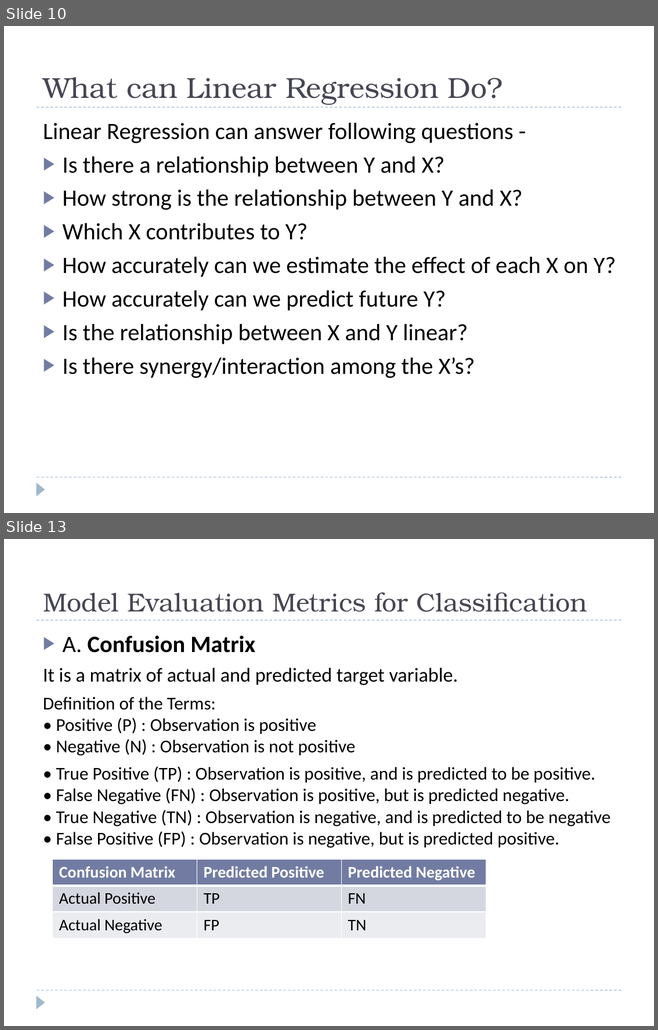
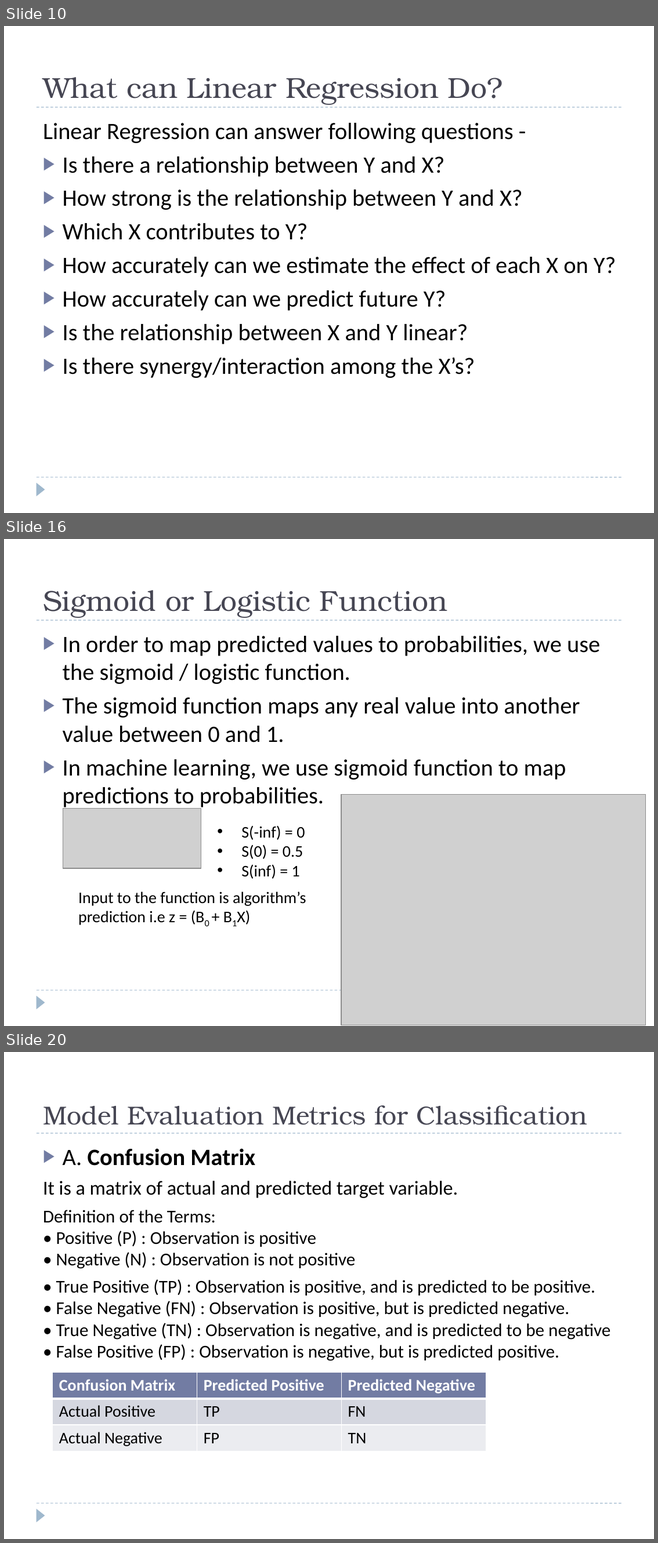
Before and after one commit to Vishnu1183/Data-Science-Tutorials, a slide deck: Regression-Analysis.pptx. Shown one above the other, each under a label of ours: slides 10 and 13 before the commit, slides 10, 16 and 20 after it; the slides between them are not shown. The pictures are 658x1030 and 658x1543 pixels, drawn with LibreOffice and Linux fonts; fonts in the diff are those of the drawing; grey boxes stand for pictures. Boxes give left, top, right and bottom in pixels: in the first picture for what was removed or moved away, otherwise in the second. Text is boxed around its words. In the diff, an @@ line names an element or a change of style, - is before the commit and + after.

```diff
--- a/Regression-Analysis.pptx
+++ b/Regression-Analysis.pptx
@@ slide 16 added at box(4, 539, 654, 1026), background #FFFFFF; not listed: 3 template elements that a slide beside it also shows @@
@@ title added at box(43, 590, 447, 618), 32 pt, text #464653 @@
+Sigmoid or Logistic Function
@@ text added at box(63, 636, 600, 809), 26 pt, text #000000 @@
+▶ In order to map predicted values to probabilities, we use the sigmoid / logistic function.
+▶ The sigmoid function maps any real value into another value between 0 and 1.
+▶ In machine learning, we use sigmoid function to map predictions to probabilities.
@@ picture added at box(341, 795, 645, 1026) @@
@@ picture added at box(63, 808, 201, 868) @@
@@ text added at box(241, 826, 304, 879), 18 pt, text #000000 @@
+• S(-inf) = 0
+• S(0) = 0.5
+• S(inf) = 1
@@ text added at box(78, 892, 306, 925), 18 pt, text #000000 @@
+Input to the function is algorithm’s
+prediction i.e z = (B0 + B1X)
@@ what was slide 13 is now slide 20 @@
```
Also in this commit, not shown: 3 slides changed, 6 other slides added, 1 other file.
